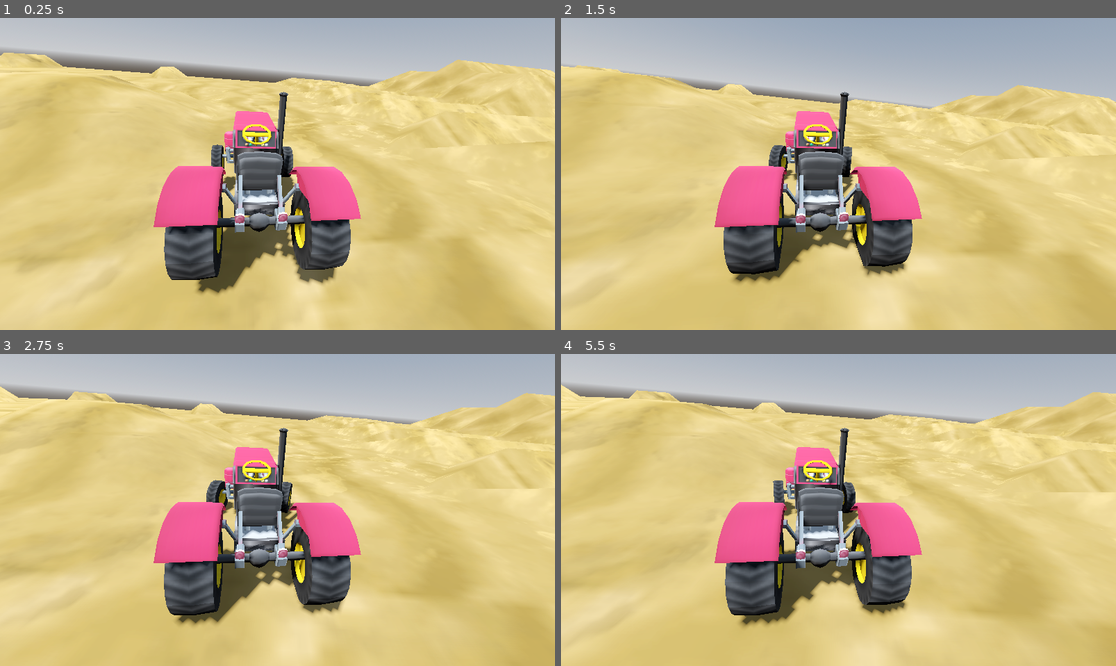
Above: before the commit, frames 1-4 (two rows, left to right).
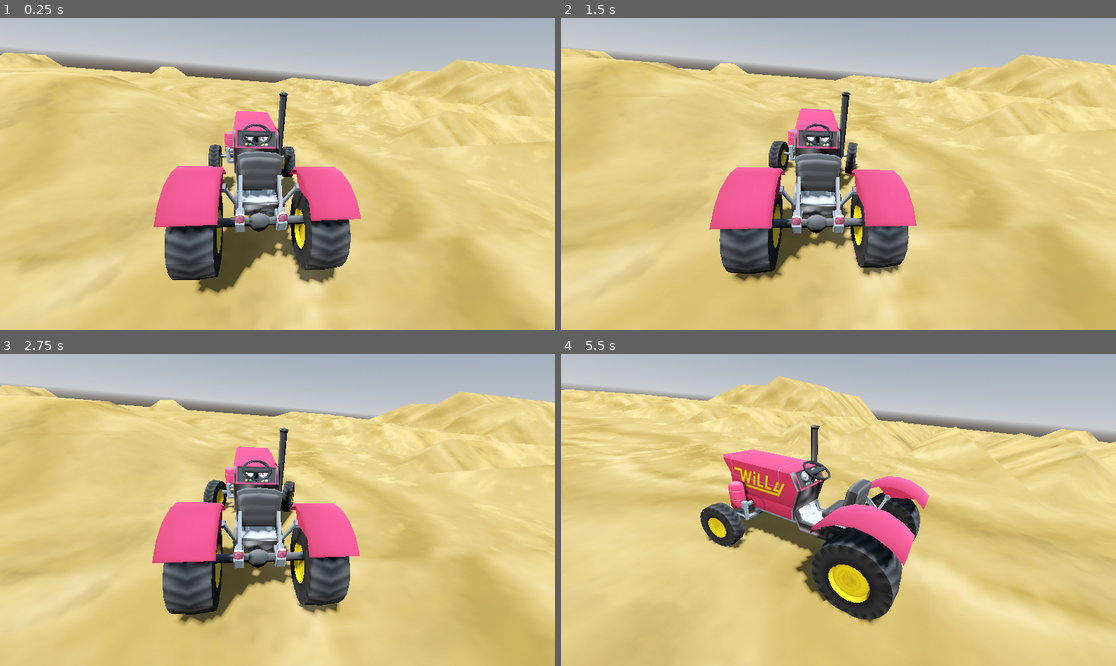
Above: after the commit, the same moments.

Repository: Juan7139nf/tractor-ia
Game: Godot game, scene res://src/scenes/principal.tscn
Two runs of this game, one before a commit and one after it. Both use one fixed random seed, a clock stepped at 60 frames per second and the inputs below.
Inputs:
- Up to frame 1 (0.25 s): no input
- Up to frame 2 (1.5 s): hold Right (ui_right) 0.53-1.28 s; hold Shift 0.53-1.28 s; tap Space (ui_select) at 0.77, 0.8, 1.07, 1.35 s; hold Down (ui_down) from 1.28 s (still down)
- Up to frame 3 (2.75 s): tap Space (ui_select) at 1.52, 1.82, 2.3 s; tap Shift at 1.55 s; release Down (ui_down) at 2.03 s; hold Right (ui_right) from 2.03 s (still down); hold Shift from 2.03 s (still down)
- Up to frame 4 (5.5 s): release Right (ui_right) at 2.78 s; release Shift at 2.78 s; hold Up (ui_up) 2.78-3.53 s; tap Shift at 2.85, 4.35 s; tap Space (ui_select) at 3.02, 3.32, 4.52, 4.82, 5.3 s; hold Space (ui_select) 3.53-4.28 s; hold Left (ui_left) 3.53-5.03 s; hold Down (ui_down) from 5.03 s (still down); hold Shift from 5.03 s (still down)

The runs differ from the first frame. In frame 1, 0.5% of the frame differs, in the area x 29-64%, y 34-84%; in frame 2, 20%; in frame 3, 12%; in frame 4, 39%, in the area x 0-100%, y 6-100%.

Commit message:
subida02

Diff:
--- a/tractor-ia/src/scenes/tractor.tscn
+++ b/tractor-ia/src/scenes/tractor.tscn
@@ -10,14 +10,14 @@
 [ext_resource type="Texture2D" uid="uid://xwfix3ep2r7e" path="res://src/assets/tractor/img/willi_vTrim.bmp.png" id="4_o4gen"]
 [ext_resource type="Texture2D" uid="uid://d2u45csm22kjq" path="res://src/assets/tractor/img/willi_vDoorPNorm.bmp.png" id="5_631v3"]
 [ext_resource type="Texture2D" uid="uid://bpcgobvna5pne" path="res://src/assets/tractor/img/willi_vDoorDNorm.bmp.png" id="6_qamaa"]
+[ext_resource type="Script" uid="uid://b2o8ox8ellcea" path="res://src/scripts/pivot.gd" id="11_631v3"]
 
 [sub_resource type="StandardMaterial3D" id="StandardMaterial3D_3ajol"]
 cull_mode = 2
 albedo_texture = ExtResource("2_6mdf1")
 
-[sub_resource type="StandardMaterial3D" id="StandardMaterial3D_qeexc"]
-cull_mode = 2
-albedo_texture = ExtResource("4_axs00")
+[sub_resource type="StandardMaterial3D" id="StandardMaterial3D_o4gen"]
+albedo_texture = ExtResource("3_25qnh")
 
 [sub_resource type="StandardMaterial3D" id="StandardMaterial3D_g1wt1"]
 cull_mode = 2
@@ -76,7 +76,7 @@
 mesh = ExtResource("1_5dov8")
 skeleton = NodePath("../..")
 surface_material_override/0 = SubResource("StandardMaterial3D_3ajol")
-surface_material_override/1 = SubResource("StandardMaterial3D_qeexc")
+surface_material_override/1 = SubResource("StandardMaterial3D_o4gen")
 surface_material_override/2 = SubResource("StandardMaterial3D_g1wt1")
 surface_material_override/3 = SubResource("StandardMaterial3D_g3ll3")
 surface_material_override/4 = SubResource("StandardMaterial3D_ov03q")
@@ -87,64 +87,69 @@
 shape = SubResource("ConvexPolygonShape3D_gjnad")
 
 [node name="VehicleWheelTR" type="VehicleWheel3D" parent="VehicleBody3D"]
-transform = Transform3D(1, 0, 0, 0, 1, 0, 0, 0, 1, -0.745, -0.341, -1.06)
+transform = Transform3D(1, 0, 0, 0, 1, 0, 0, 0, 1, -0.965018, -0.341, -1.06)
 use_as_traction = true
-suspension_stiffness = 150.0
+suspension_stiffness = 100.0
 suspension_max_force = 15000.0
 damping_compression = 1.2
 damping_relaxation = 1.2
 
 [node name="RuedaT" type="MeshInstance3D" parent="VehicleBody3D/VehicleWheelTR"]
+transform = Transform3D(1, 0, 0, 0, 1, 0, 0, 0, 1, 0.221951, 0, 0)
 mesh = ExtResource("2_6f86y")
 surface_material_override/0 = SubResource("StandardMaterial3D_y7aua")
 surface_material_override/1 = SubResource("StandardMaterial3D_0gwe0")
 
 [node name="VehicleWheelTL" type="VehicleWheel3D" parent="VehicleBody3D"]
-transform = Transform3D(1, 0, 0, 0, 1, 0, 0, 0, 1, 0.74463, -0.341036, -1.06028)
+transform = Transform3D(1, 0, 0, 0, 1, 0, 0, 0, 1, 0.965, -0.341, -1.06)
 use_as_traction = true
-suspension_stiffness = 150.0
+suspension_stiffness = 100.0
 suspension_max_force = 15000.0
 damping_compression = 1.2
 damping_relaxation = 1.2
 
 [node name="RuedaT" type="MeshInstance3D" parent="VehicleBody3D/VehicleWheelTL"]
+transform = Transform3D(1, 0, 0, 0, 1, 0, 0, 0, 1, -0.222, 0, 0)
 mesh = ExtResource("2_6f86y")
 skeleton = NodePath("../..")
 surface_material_override/0 = SubResource("StandardMaterial3D_eut8b")
 surface_material_override/1 = SubResource("StandardMaterial3D_ke16n")
 
 [node name="VehicleWheelDR" type="VehicleWheel3D" parent="VehicleBody3D"]
-transform = Transform3D(1, 0, 0, 0, 1, 0, 0, 0, 1, -0.788, -0.462, 1.358)
+transform = Transform3D(1, 0, 0, 0, 1, 0, 0, 0, 1, -0.940404, -0.462, 1.358)
 use_as_traction = true
 use_as_steering = true
 wheel_radius = 0.375
-suspension_stiffness = 150.0
+suspension_stiffness = 100.0
 suspension_max_force = 15000.0
 damping_compression = 1.2
 damping_relaxation = 1.2
 
 [node name="RuedaD" type="MeshInstance3D" parent="VehicleBody3D/VehicleWheelDR"]
+transform = Transform3D(1, 0, 0, 0, 1, 0, 0, 0, 1, 0.10268, 0, 0)
 mesh = ExtResource("3_gjnad")
 surface_material_override/0 = SubResource("StandardMaterial3D_2kndp")
 surface_material_override/1 = SubResource("StandardMaterial3D_d5e4d")
 
 [node name="VehicleWheelDL" type="VehicleWheel3D" parent="VehicleBody3D"]
-transform = Transform3D(1, 0, 0, 0, 1, 0, 0, 0, 1, 0.788359, -0.462035, 1.35787)
+transform = Transform3D(1, 0, 0, 0, 1, 0, 0, 0, 1, 0.94, -0.462, 1.358)
 use_as_traction = true
 use_as_steering = true
 wheel_radius = 0.375
-suspension_stiffness = 150.0
+suspension_stiffness = 100.0
 suspension_max_force = 15000.0
 damping_compression = 1.2
 damping_relaxation = 1.2
 
 [node name="RuedaD" type="MeshInstance3D" parent="VehicleBody3D/VehicleWheelDL"]
+transform = Transform3D(1, 0, 0, 0, 1, 0, 0, 0, 1, -0.103, 0, 0)
 mesh = ExtResource("3_gjnad")
 skeleton = NodePath("../..")
 surface_material_override/0 = SubResource("StandardMaterial3D_a7b7n")
 surface_material_override/1 = SubResource("StandardMaterial3D_8gy7w")
 
-[node name="Node3D" type="Node3D" parent="VehicleBody3D"]
+[node name="pivot" type="Node3D" parent="VehicleBody3D"]
+script = ExtResource("11_631v3")
 
-[node name="Camera3D" type="Camera3D" parent="VehicleBody3D/Node3D"]
+[node name="Camera3D" type="Camera3D" parent="VehicleBody3D/pivot"]
 transform = Transform3D(-0.985903, 0, 0.167319, 0.07706, 0.887631, 0.454064, -0.148518, 0.460556, -0.875117, 0.225406, 1.35745, -3.06055)
--- /dev/null
+++ b/tractor-ia/src/scripts/pivot.gd
@@ -0,0 +1,19 @@
+extends Node3D
+
+var direction: Vector3 = Vector3.FORWARD
+@export var smooth_speed: float = 2.5
+
+func _physics_process(delta: float) -> void:
+	var parent = get_parent()
+	if not parent or not parent is PhysicsBody3D:
+		return  # Asegura que el padre tiene velocidad lineal
+
+	var current_velocity = parent.linear_velocity
+	current_velocity.y = 0  # Ignorar la componente vertical
+
+	if current_velocity.length_squared() > 1.0:
+		var target_direction = -current_velocity.normalized()  # Mirar hacia atrás
+		direction = direction.slerp(target_direction, clamp(smooth_speed * delta, 0.0, 1.0))
+
+	# Aplicar rotación
+	look_at(global_transform.origin + direction, Vector3.UP)
--- a/tractor-ia/src/scripts/tractor_control.gd
+++ b/tractor-ia/src/scripts/tractor_control.gd
@@ -1,23 +1,27 @@
 extends VehicleBody3D
 
-var max_rpm = 400  # Aumentado un poco para mejor respuesta en torque
-var max_torque = 1200  # MUCHO más torque, ideal para subir cuestas
-var brake_force = 400  # Frenado más fuerte para controlar el peso
+var max_rpm = 400
+var max_torque = 500
+var extra_torque = 2800
+var brake_force = 400
 
 func _physics_process(_delta: float) -> void:
-	# Dirección más suave para un tractor
+	# Dirección suave
 	steering = lerp(steering, Input.get_axis("ui_right", "ui_left") * 0.4, 2.5 * _delta)
 	var acceleration = Input.get_axis("ui_down", "ui_up")
+	var is_braking = Input.is_action_pressed("ui_select")
+	var is_four_wheel_drive = Input.is_key_pressed(KEY_SHIFT)
 
-	var is_braking = Input.is_action_pressed("ui_select")
-
-	# Ruedas traseras: tracción y freno
-	for wheel in [$VehicleWheelTL, $VehicleWheelTR, $VehicleWheelDL, $VehicleWheelDR]:
+	# Ruedas traseras siempre tienen tracción
+	for wheel in [$VehicleWheelTL, $VehicleWheelTR]:
 		var rpm = wheel.get_rpm()
 		var torque_factor = clamp(1 - rpm / max_rpm, 0.2, 1.0)
 		wheel.engine_force = acceleration * max_torque * torque_factor
 		wheel.brake = brake_force if is_braking else 0.0
 
-	# Ruedas delanteras: dirección, freno, y soporte
+	# Ruedas delanteras solo tienen tracción si se activa 4x4
 	for wheel in [$VehicleWheelDL, $VehicleWheelDR]:
+		var rpm = wheel.get_rpm()
+		var torque_factor = clamp(1 - rpm / max_rpm, 0.2, 1.0)
+		wheel.engine_force = acceleration * (extra_torque if is_four_wheel_drive else 0) * torque_factor
 		wheel.brake = brake_force if is_braking else 0.0
Not shown: 1 places in tractor-ia/src/scenes/tractor.tscn that only renumber resources
Not shown, added: tractor-ia/src/scripts/pivot.gd.uid
Not shown, added: ia/server.py
